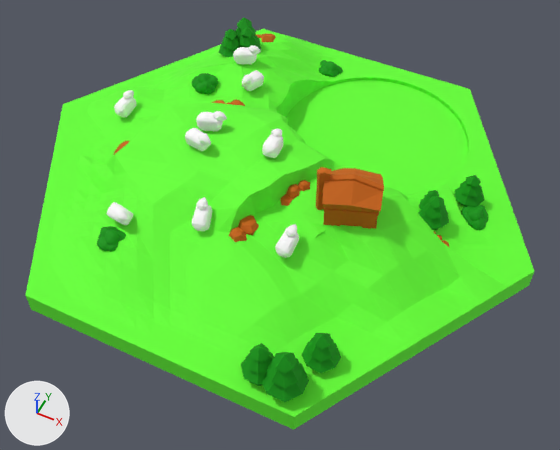
The glTF model public/assets/wool.glb: old version first, new version second.
Rendered twice from a 50 mm lens placed at (35.6, -69.6, 80.7), pointed at (3.9, -6.3, 1.6). Every picture has the same lights, and +X, +Y and +Z are marked at lower left. The first picture is the older version. Vertices at exactly the same position are counted once.

Objects in the first picture: 'wool'.
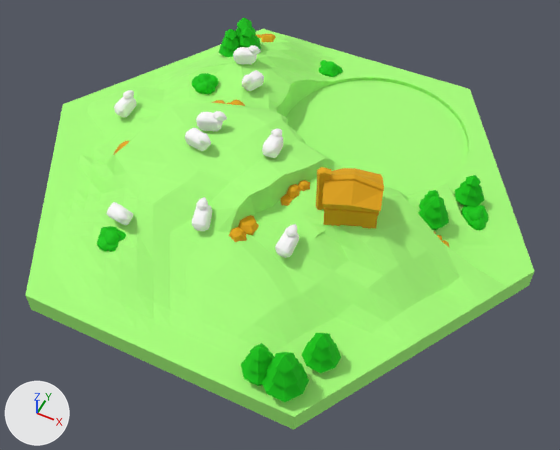
Pixel boxes (x1, y1, x2, y2) of what changed, in the pictures (560 x 450 px):
part 1 of me_wool___1, recoloured: (97, 18, 488, 402) in both
part 2 of me_wool___1, recoloured (lighter): (25, 29, 534, 430) in both

What the commit changed:
me_wool___1 has 6510 vertices, 12960 faces and spans x -37.0..37.0, y -32.0..32.0, z 0.0..16.4.
me_wool___1 is used by ob_wool; location (0.0, 0.0, 0.0).
me_wool___1 part 1: 7144 faces centred in x -21.5..29.2, y -31.6..28.1, z 3.0..16.4 are repainted in the vertex colours; the middle colour goes from green #009900 to green #00cb00.
me_wool___1 part 2: 1170 faces centred in x -36.2..36.6, y -32.0..32.0, z 0.0..12.5 are repainted in the vertex colours; the middle colour goes from green #66ff33 to green #aaff7c.
